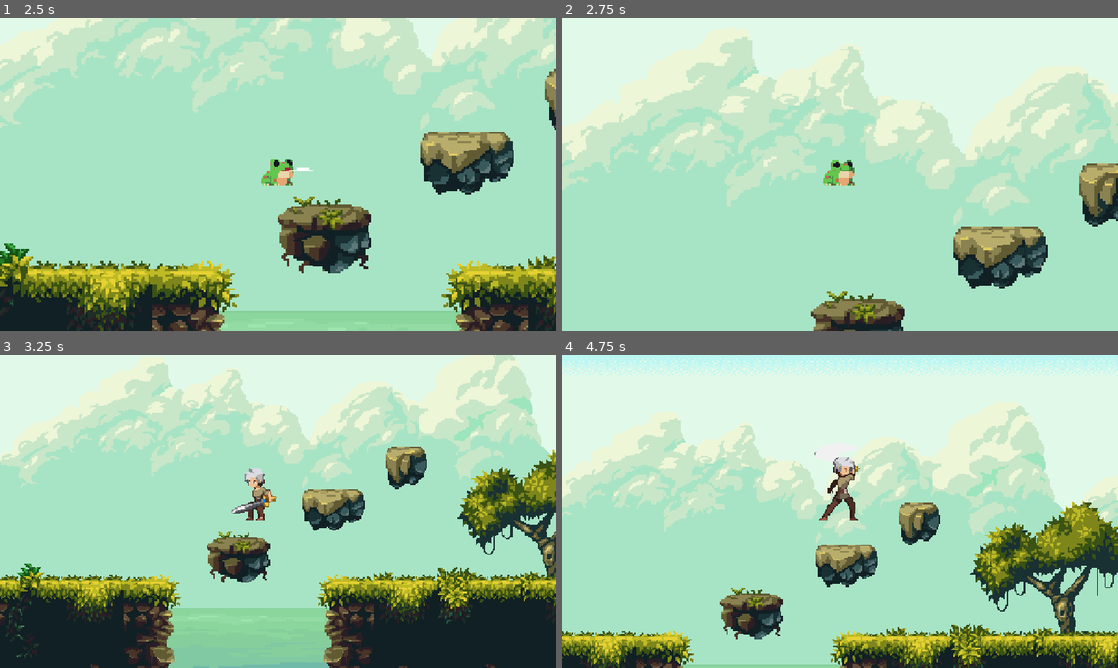
Above: before the commit, frames 1-4 (two rows, left to right).
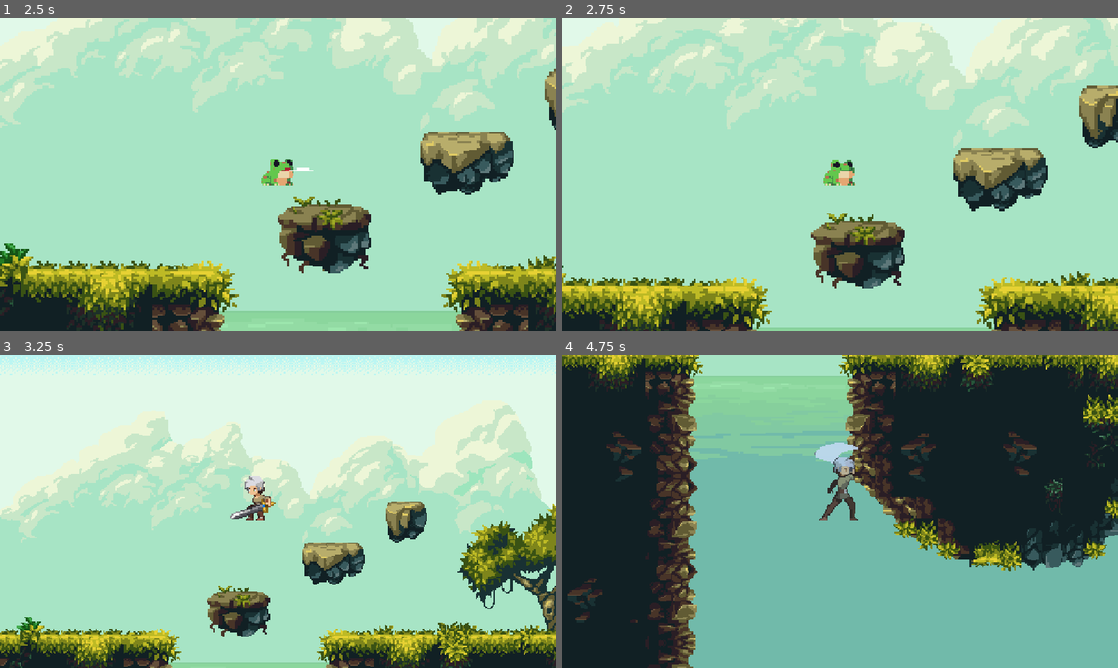
Above: after the commit, the same moments.

Repository: c0ny-pe/waren-studio
Game: Godot game, scene res://ui/main_menu.tscn
Same seed, same stepped clock (60 frames per second), same inputs: the game is played once before the commit and once after it.
Inputs (mouse positions are in pixels of both pictures, inside the frame that each line leads up to):
- Up to frame 1 (2.5 s): click "Start" at 0.5 s; move the mouse to (400, 158) at 1.27 s; hold D (move_right) from 1.28 s (still down); tap Space (jump) at 1.35, 1.52, 1.82, 2.27, 2.3 s; move the mouse to (166, 190) at 2.02 s; click (166, 190) at 2.1 s
- Up to frame 2 (2.75 s): keep holding D (move_right); tap Space (jump) at 2.57 s
- Up to frame 3 (3.25 s): move the mouse to (333, 442) at 2.77 s; release D (move_right) at 2.78 s; hold A (move_left) from 2.78 s (still down); tap Q (change_shape) at 2.85 s; tap Space (jump) at 3.05 s
- Up to frame 4 (4.75 s): move the mouse to (812, 574) at 3.52 s; release A (move_left) at 3.53 s; hold D (move_right) from 3.53 s (still down); tap Space (jump) at 3.6, 3.77, 4.07, 4.52, 4.55 s; move the mouse to (1006, 558) at 4.27 s; click (1006, 558) at 4.35 s

Frame 1 is identical in both runs. In frame 2, 57% of the frame differs, in the area x 0-100%, y 0-100%; in frame 3, 63%; in frame 4, 99%.

Commit message:
fixed human jump animation and coyote timer

Diff:
--- a/waren-studio/autoloads/game.gd
+++ b/waren-studio/autoloads/game.gd
@@ -1,3 +1,3 @@
 extends Node
 
-var lives = 3
+var lives = 4
--- a/waren-studio/personajes/abstract/abstract_character.gd
+++ b/waren-studio/personajes/abstract/abstract_character.gd
@@ -22,6 +22,8 @@
 	if (is_on_floor() or not coyote_timer.is_stopped()) and Input.is_action_just_pressed("jump"):
 		velocity.y = -jump_speed
 		was_on_floor = false
+		if not coyote_timer.is_stopped():
+			coyote_timer.stop()
 
 	if visible:
 		camera.enabled = true
--- a/waren-studio/personajes/human.tscn
+++ b/waren-studio/personajes/human.tscn
@@ -241,6 +241,9 @@
 "values": [Vector2(11, 8)]
 }
 
+[sub_resource type="Animation" id="Animation_vx0gh"]
+resource_name = "delete_jump"
+
 [sub_resource type="Animation" id="Animation_ocldo"]
 resource_name = "fall"
 length = 0.8
@@ -501,7 +504,6 @@
 [sub_resource type="Animation" id="Animation_3jtnd"]
 resource_name = "jump_start"
 length = 0.8
-loop_mode = 1
 tracks/0/type = "value"
 tracks/0/imported = false
 tracks/0/enabled = true
@@ -703,9 +705,6 @@
 "update": 0,
 "values": [Vector2(-4, 0)]
 }
-
-[sub_resource type="Animation" id="Animation_vx0gh"]
-resource_name = "delete_jump"
 
 [sub_resource type="AnimationLibrary" id="AnimationLibrary_k6wy6"]
 _data = {
@@ -728,7 +727,7 @@
 [sub_resource type="AnimationNodeOneShot" id="AnimationNodeOneShot_ry7vp"]
 
 [sub_resource type="AnimationNodeBlendTree" id="AnimationNodeBlendTree_dsywh"]
-graph_offset = Vector2(-52.338287, -14.4978895)
+graph_offset = Vector2(-13.440004, 60.480022)
 nodes/output/position = Vector2(750, 130)
 nodes/movement/node = ExtResource("9_vx0gh")
 nodes/movement/position = Vector2(280, 50)
--- a/waren-studio/ui/pause_menu.gd
+++ b/waren-studio/ui/pause_menu.gd
@@ -25,9 +25,9 @@
 func _on_retry_pressed():
 	_on_continue_pressed()
 	get_tree().reload_current_scene()
-	Game.lives = 3
+	Game.lives = 4
 
 func _on_main_menu_pressed():
 	_on_continue_pressed()
 	get_tree().change_scene_to_file("res://ui/main_menu.tscn")
-	Game.lives = 3
+	Game.lives = 4
--- a/waren-studio/world.gd
+++ b/waren-studio/world.gd
@@ -67,7 +67,7 @@
 		else:
 			# por mientras cargar el main menu
 			get_tree().call_deferred("change_scene_to_file", "res://ui/main_menu.tscn")
-			Game.lives = 3
+			Game.lives = 4
 			# en el futuro, debe mostrar un mensaje de derrota
 			# y permitir volver al main menu
 
--- a/waren-studio/world.tscn
+++ b/waren-studio/world.tscn
@@ -21,7 +21,7 @@
 size = Vector2(1303, 29)
 
 [sub_resource type="RectangleShape2D" id="RectangleShape2D_wse8f"]
-size = Vector2(1113, 354)
+size = Vector2(1159.5, 354)
 
 [node name="World" type="Node2D"]
 script = ExtResource("1_pkg7o")
@@ -173,14 +173,14 @@
 position = Vector2(583, 734)
 
 [node name="CollisionShape2D" type="CollisionShape2D" parent="Fondo"]
-position = Vector2(0, 1)
+position = Vector2(58, -4)
 shape = SubResource("RectangleShape2D_ioo17")
 
 [node name="Agua" type="Area2D" parent="."]
-visible = false
 position = Vector2(683, 539)
 
 [node name="CollisionShape2D" type="CollisionShape2D" parent="Agua"]
+position = Vector2(23.25, 0)
 shape = SubResource("RectangleShape2D_wse8f")
 
 [node name="CoyoteTimer" type="Timer" parent="."]
